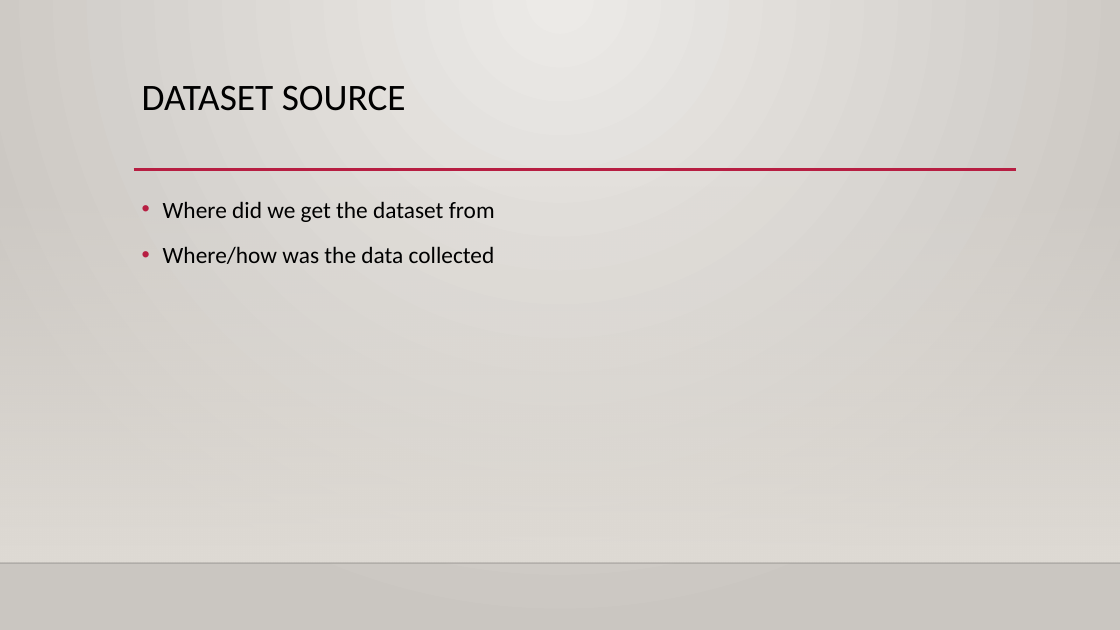
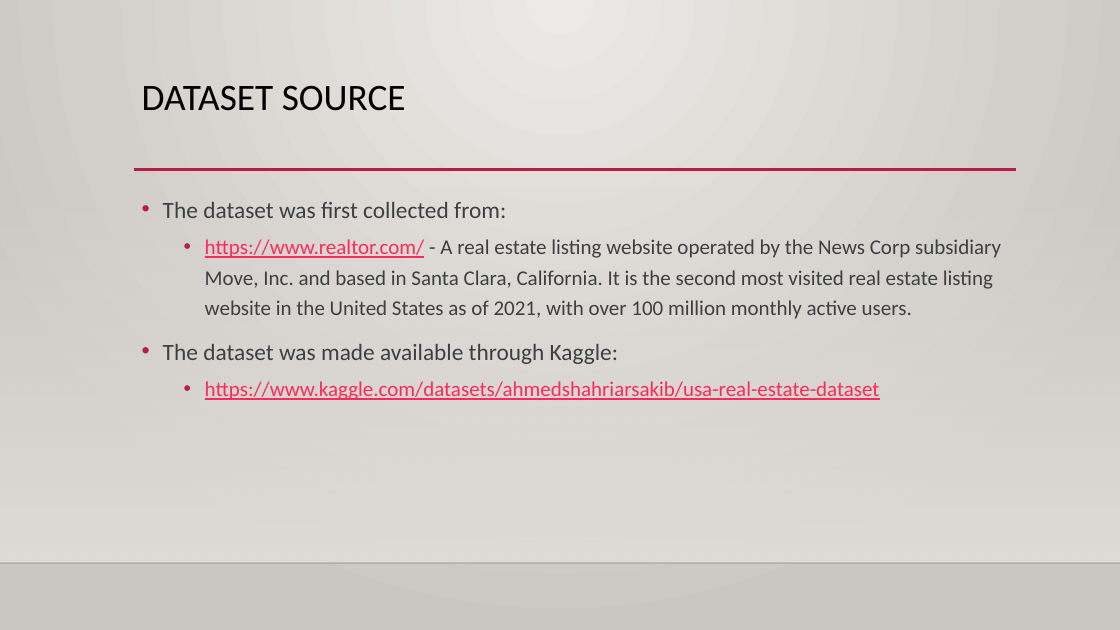
Before and after one commit to rygall/cs613_project, a slide deck: slide 3 of USA Real estate prediction.pptx. Drawn at 1120x630 pixels with LibreOffice and Linux fonts; fonts in the diff are those of the drawing; background and template pictures are left out. Boxes give left, top, right and bottom in pixels: in the first picture for what was removed or moved away, otherwise in the second. Text is boxed around its words. In the diff, an @@ line names an element or a change of style, - is before the commit and + after.

```diff
--- a/USA Real estate prediction.pptx
+++ b/USA Real estate prediction.pptx
@@ text at box(163, 202, 1001, 400): text changed; size 20 to 18 pt; text colour #000000 to #3C4043 @@
-• Where did we get the dataset from
-• Where/how was the data collected
+• The dataset was first collected from:
+  • https://www.realtor.com/ - A real estate listing website operated by the News Corp subsidiary Move, Inc. and based in Santa Clara, California. It is the second most visited real estate listing website in the United States as of 2021, with over 100 million monthly active users.
+• The dataset was made available through Kaggle:
+  • https://www.kaggle.com/datasets/ahmedshahriarsakib/usa-real-estate-dataset
```
Also in this commit, not shown: 3 other slides changed.
